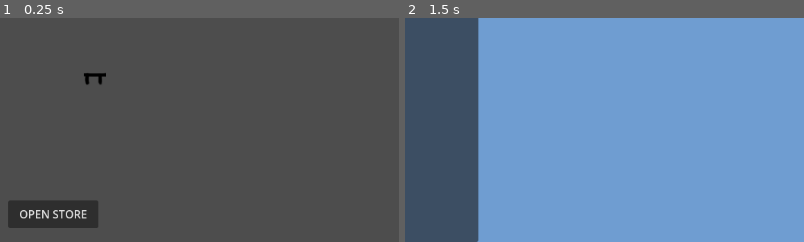
Above: before the commit, frames 1-2 (left to right).
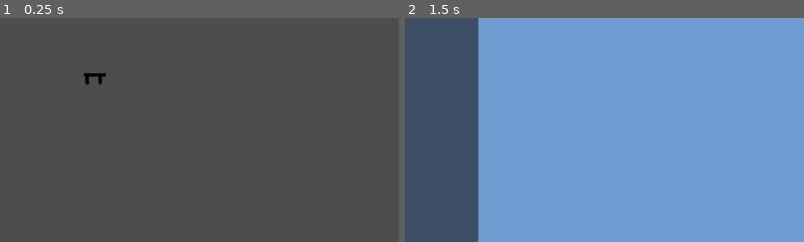
Above: after the commit, the same moments.

Repository: Hekkow/Shopkeeper-Game
Game: Godot game, scene res://Scenes/Levels/Store.tscn
Two runs of this game, one before a commit and one after it. Both use one fixed random seed, a clock stepped at 60 frames per second and the inputs below.
Inputs:
- Up to frame 1 (0.25 s): no input
- Up to frame 2 (1.5 s): click "MAKE RECIPE" at 0.5 s; click "Milk A: 10, B: 10, C: 30 (10)" at 1.25 s
The pictures show only the part of the screen within x 29-79%, y 50-100%; the shares and areas given below are measured in that part.

The runs differ from the first frame. In frame 1, 2.6% of the frame differs, in the area x 2-25%, y 81-94%; in frame 2, nothing differs.

Commit message:
removed a couple files

Diff:
--- a/Scenes/Levels/Store.tscn
+++ b/Scenes/Levels/Store.tscn
@@ -9,7 +9,6 @@
 [ext_resource type="Script" path="res://Scripts/UI/IngredientToRecipeMenuButton.gd" id="6_gskgb"]
 [ext_resource type="Script" path="res://Scripts/UI/OpenScenesButtons.gd" id="6_vnhey"]
 [ext_resource type="Script" path="res://Scripts/UI/RecipeToItemMenuButton.gd" id="7_imi8o"]
-[ext_resource type="Script" path="res://Scripts/UI/OpenStoreButton.gd" id="8_wivnp"]
 
 [node name="Node2D" type="Node2D"]
 script = ExtResource("1_clmvl")
@@ -50,9 +49,3 @@
 layout_mode = 2
 text = "ADD ITEM"
 script = ExtResource("7_imi8o")
-
-[node name="Button3" type="Button" parent="CanvasLayer/HBoxContainer"]
-custom_minimum_size = Vector2(130, 0)
-layout_mode = 2
-text = "OPEN STORE"
-script = ExtResource("8_wivnp")
--- a/Scripts/UI/OpenStoreButton.gd
+++ /dev/null
@@ -1,4 +0,0 @@
-extends Button
-
-func _pressed() -> void:
-	SignalManager.emit_signal("store_opened")
Not shown: 1 places in Scenes/Levels/Store.tscn that only renumber resources
Not shown: 1 places in Scenes/UI/StoreStartButton.tscn that only renumber resources
